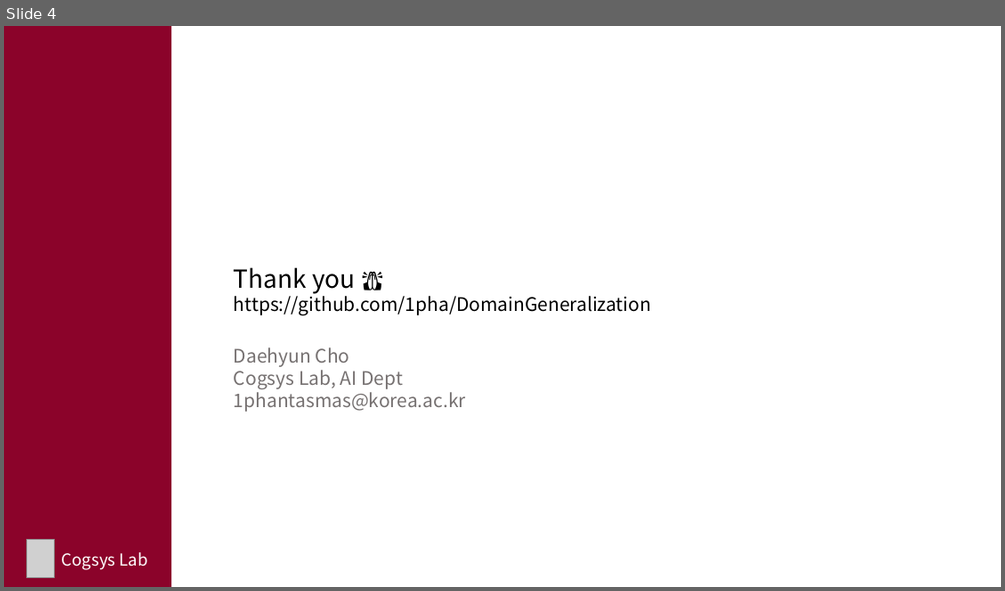
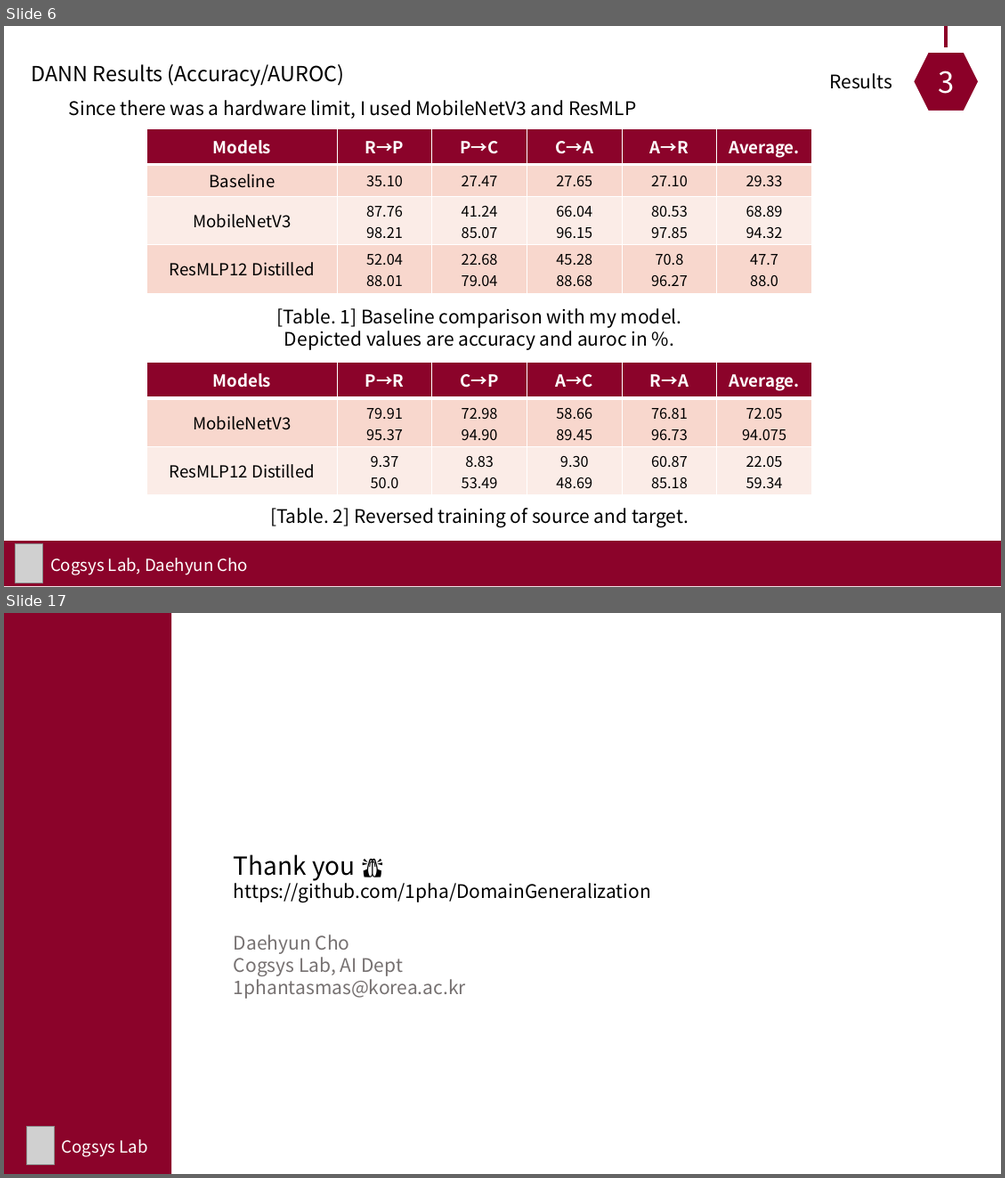
Before and after one commit to 1pha/DomainGeneralization, a slide deck: assets/Project2 Result.pptx. Shown one above the other, each under a label of ours: slide 4 before the commit, slides 6 and 17 after it; the slides between them are not shown. The pictures are 1005x591 and 1005x1178 pixels, drawn with LibreOffice and Linux fonts; fonts in the diff are those of the drawing; grey boxes stand for pictures. Boxes give left, top, right and bottom in pixels: in the first picture for what was removed or moved away, otherwise in the second. Text is boxed around its words. In the diff, an @@ line names an element or a change of style, - is before the commit and + after.

Commit message:
[Adapt] final results

```diff
--- a/assets/Project2 Result.pptx
+++ b/assets/Project2 Result.pptx
@@ slide 6 added at (x1=4, y1=26, x2=1001, y2=587), background #FFFFFF @@
@@ hexagon added at (x1=908, y1=47, x2=984, y2=117), fill #8B0028, outline #FFFFFF 10 pt, 28 pt, text #FFFFFF @@
+3
@@ line added from (947, 26) to (947, 47), #8B0028 3 pt @@
@@ text added at (x1=32, y1=64, x2=636, y2=119), 18 pt, text #000000 @@
+DANN Results (Accuracy/AUROC)
+  Since there was a hardware limit, I used MobileNetV3 and ResMLP
@@ text added at (x1=829, y1=73, x2=892, y2=89), 18 pt, text #000000 @@
+Results
@@ table added at (x1=147, y1=129, x2=812, y2=293), 4 rows, 6 columns @@
+Models | R→P | P→C | C→A | A→R | Average.
+Baseline | 35.10 | 27.47 | 27.65 | 27.10 | 29.33
+MobileNetV3 | 87.76 / 98.21 | 41.24 / 85.07 | 66.04 / 96.15 | 80.53 / 97.85 | 68.89 / 94.32
+ResMLP12 Distilled | 52.04 / 88.01 | 22.68 / 79.04 | 45.28 / 88.68 | 70.8 / 96.27 | 47.7 / 88.0
@@ text added at (x1=277, y1=308, x2=682, y2=350), 18 pt, text #000000 @@
+[Table. 1] Baseline comparison with my model.
+Depicted values are accuracy and auroc in %.
@@ table added at (x1=147, y1=362, x2=812, y2=496), 3 rows, 6 columns @@
+Models | P→R | C→P | A→C | R→A | Average.
+MobileNetV3 | 79.91 / 95.37 | 72.98 / 94.90 | 58.66 / 89.45 | 76.81 / 96.73 | 72.05 / 94.075
+ResMLP12 Distilled | 9.37 / 50.0 | 8.83 / 53.49 | 9.30 / 48.69 | 60.87 / 85.18 | 22.05 / 59.34
@@ text added at (x1=270, y1=507, x2=688, y2=527), 18 pt, text #000000 @@
+[Table. 2] Reversed training of source and target.
@@ rectangle added at (x1=4, y1=540, x2=1001, y2=586), fill #8B032A @@
@@ picture added at (x1=16, y1=544, x2=43, y2=583) @@
@@ text added at (x1=50, y1=557, x2=248, y2=575), 16 pt, text #FFFFFF @@
+Cogsys Lab, Daehyun Cho
@@ what was slide 4 is now slide 17 @@
```
Also in this commit, not shown: 3 slides changed, 12 other slides added, 1 slide removed, 9 other files.
